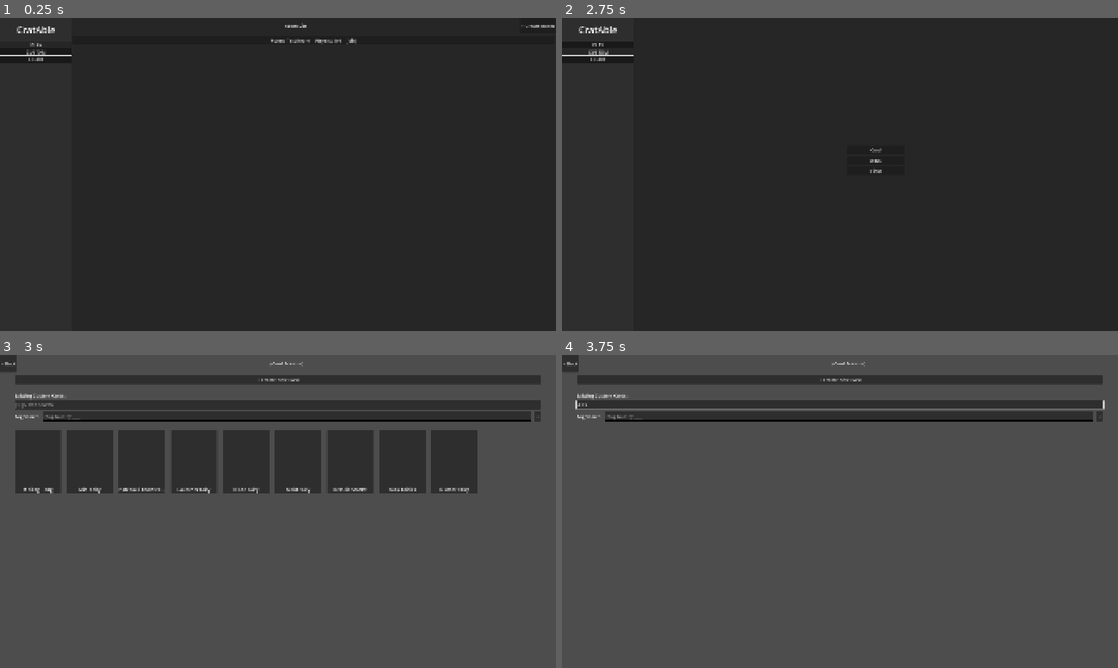
Above: before the commit, frames 1-4 (two rows, left to right).
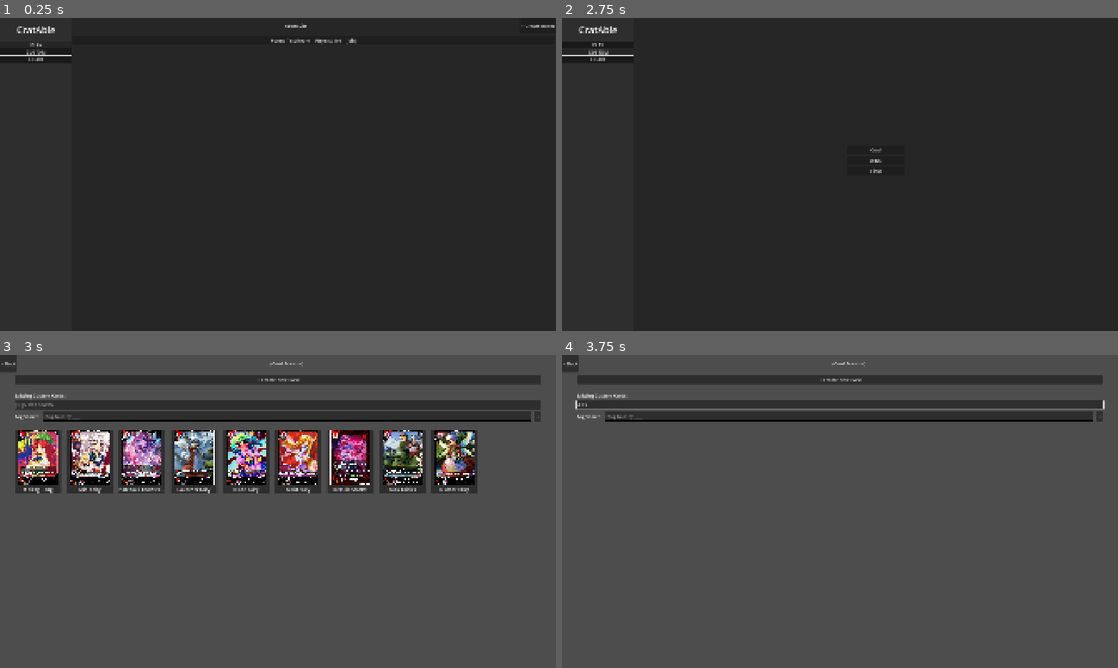
Above: after the commit, the same moments.

Repository: F1A-M0ND/CratAble
Game: Godot game, scene res://scenes/MainMenu.tscn
The game is run twice, just before and just after one commit, with the same random seed, the same clock (stepped at 60 frames per second) and the same inputs.
Inputs (mouse positions are in pixels of both pictures, inside the frame that each line leads up to):
- Up to frame 1 (0.25 s): no input
- Up to frame 2 (2.75 s): click "PLAY" at 0.5 s; click "PLAY" at 1.25 s; click "CUSTOM" at 2 s
- Up to frame 3 (3 s): click "Card" at 2.75 s
- Up to frame 4 (3.75 s): click (840, 405) at 3.52 s; type "Alex" at 3.6 s

Frames 1-2 are identical in both runs. In frame 3, 11% of the frame differs, in the area x 3-86%, y 24-42%; in frame 4, nothing differs.

Commit message:
Change-Img-DataStruct

Diff:
--- a/cards/Blade_Fairy.json
+++ b/cards/Blade_Fairy.json
@@ -1,10 +1,8 @@
 {
 	"atk": 2.0,
-	"custom_stats": {
-
-	},
+	"custom_stats": {},
 	"def": 2.0,
-	"image_path": "C:/Users/ASUS/OneDrive/Documents/MyProject/CardRes/Scarlet deck/สไลด์5.PNG",
+	"image_path": "res://card_images/Blade_Fairy_img.PNG",
 	"image_size": {
 		"x": 1116.0,
 		"y": 1559.0
--- a/cards/Gunner_Fairy.json
+++ b/cards/Gunner_Fairy.json
@@ -1,10 +1,8 @@
 {
 	"atk": 2.0,
-	"custom_stats": {
-
-	},
+	"custom_stats": {},
 	"def": 1.0,
-	"image_path": "C:/Users/ASUS/OneDrive/Documents/MyProject/CardRes/Scarlet deck/สไลด์7.PNG",
+	"image_path": "res://card_images/Gunner_Fairy_img.PNG",
 	"image_size": {
 		"x": 1116.0,
 		"y": 1559.0
--- a/cards/Launcher_Fairy.json
+++ b/cards/Launcher_Fairy.json
@@ -1,10 +1,8 @@
 {
 	"atk": 3.0,
-	"custom_stats": {
-
-	},
+	"custom_stats": {},
 	"def": 1.0,
-	"image_path": "C:/Users/ASUS/OneDrive/Documents/MyProject/CardRes/Scarlet deck/สไลด์8.PNG",
+	"image_path": "res://card_images/Launcher_Fairy_img.PNG",
 	"image_size": {
 		"x": 1116.0,
 		"y": 1559.0
--- a/cards/Maid_Fairy.json
+++ b/cards/Maid_Fairy.json
@@ -1,10 +1,8 @@
 {
 	"atk": 2.0,
-	"custom_stats": {
-
-	},
+	"custom_stats": {},
 	"def": 2.0,
-	"image_path": "C:/Users/ASUS/OneDrive/Documents/MyProject/CardRes/Scarlet deck/สไลด์4.PNG",
+	"image_path": "res://card_images/Maid_Fairy_img.PNG",
 	"image_size": {
 		"x": 1116.0,
 		"y": 1559.0
--- a/cards/Meiling_Hong.json
+++ b/cards/Meiling_Hong.json
@@ -1,10 +1,8 @@
 {
 	"atk": 2.0,
-	"custom_stats": {
-
-	},
+	"custom_stats": {},
 	"def": 4.0,
-	"image_path": "C:/Users/ASUS/OneDrive/Documents/MyProject/CardRes/Scarlet deck/สไลด์17.PNG",
+	"image_path": "res://card_images/Meiling_Hong_img.PNG",
 	"image_size": {
 		"x": 1116.0,
 		"y": 1559.0
--- a/cards/Mini_Fairy.json
+++ b/cards/Mini_Fairy.json
@@ -1,10 +1,8 @@
 {
 	"atk": 0.0,
-	"custom_stats": {
-
-	},
+	"custom_stats": {},
 	"def": 1.0,
-	"image_path": "C:/Users/ASUS/OneDrive/Documents/MyProject/CardRes/Scarlet deck/สไลด์6.PNG",
+	"image_path": "res://card_images/Mini_Fairy_img.PNG",
 	"image_size": {
 		"x": 1116.0,
 		"y": 1559.0
--- a/cards/Patchouli_Knowledge.json
+++ b/cards/Patchouli_Knowledge.json
@@ -1,10 +1,8 @@
 {
 	"atk": 2.0,
-	"custom_stats": {
-
-	},
+	"custom_stats": {},
 	"def": 5.0,
-	"image_path": "C:/Users/ASUS/OneDrive/Documents/MyProject/CardRes/Scarlet deck/สไลด์16.PNG",
+	"image_path": "res://card_images/Patchouli_Knowledge_img.PNG",
 	"image_size": {
 		"x": 1116.0,
 		"y": 1559.0
--- a/cards/Remilia_Scarlet.json
+++ b/cards/Remilia_Scarlet.json
@@ -1,10 +1,8 @@
 {
 	"atk": 5.0,
-	"custom_stats": {
-
-	},
+	"custom_stats": {},
 	"def": 5.0,
-	"image_path": "C:/Users/ASUS/OneDrive/Documents/MyProject/CardRes/Scarlet deck/สไลด์10.PNG",
+	"image_path": "res://card_images/Remilia_Scarlet_img.PNG",
 	"image_size": {
 		"x": 1116.0,
 		"y": 1559.0
--- a/cards/Tank_Fairies.json
+++ b/cards/Tank_Fairies.json
@@ -1,10 +1,8 @@
 {
 	"atk": 4.0,
-	"custom_stats": {
-
-	},
+	"custom_stats": {},
 	"def": 4.0,
-	"image_path": "C:/Users/ASUS/OneDrive/Documents/MyProject/CardRes/Scarlet deck/สไลด์9.PNG",
+	"image_path": "res://card_images/Tank_Fairies_img.PNG",
 	"image_size": {
 		"x": 1116.0,
 		"y": 1559.0
--- a/scripts/CardEditor.gd
+++ b/scripts/CardEditor.gd
@@ -251,6 +251,30 @@
 		save_confirm.popup_centered()
 
 func _do_save_card():
+	var safe_name_for_img = card_name.text.strip_edges()
+	if safe_name_for_img == "":
+		safe_name_for_img = "UntitledCard"
+	safe_name_for_img = safe_name_for_img.replace(" ", "_").replace("/", "-").replace("\\", "-").replace(":", "-")
+
+	if current_image_path != "" and not current_image_path.begins_with("res://card_images/"):
+		var img_dir = "res://card_images"
+		if not DirAccess.dir_exists_absolute(img_dir):
+			DirAccess.make_dir_absolute(img_dir)
+
+		var ext = current_image_path.get_extension()
+		if ext == "":
+			ext = "png"
+
+		var new_img_path = img_dir + "/" + safe_name_for_img + "_img." + ext
+
+		var dir = DirAccess.open("res://")
+		if dir:
+			var err = dir.copy(current_image_path, new_img_path)
+			if err == OK:
+				current_image_path = new_img_path
+			else:
+				print("DEBUG ERROR: Failed to copy image to ", new_img_path)
+
 	var new_card = {
 		"name": card_name.text,
 		"image_path": current_image_path,
Binary file added: card_images/Blade_Fairy_img.PNG
Binary file added: card_images/Gunner_Fairy_img.PNG
Binary file added: card_images/Launcher_Fairy_img.PNG
Binary file added: card_images/Maid_Fairy_img.PNG
Binary file added: card_images/Meiling_Hong_img.PNG
Binary file added: card_images/Mini_Fairy_img.PNG
Binary file added: card_images/Patchouli_Knowledge_img.PNG
Binary file added: card_images/Remilia_Scarlet_img.PNG
Binary file added: card_images/Tank_Fairies_img.PNG
